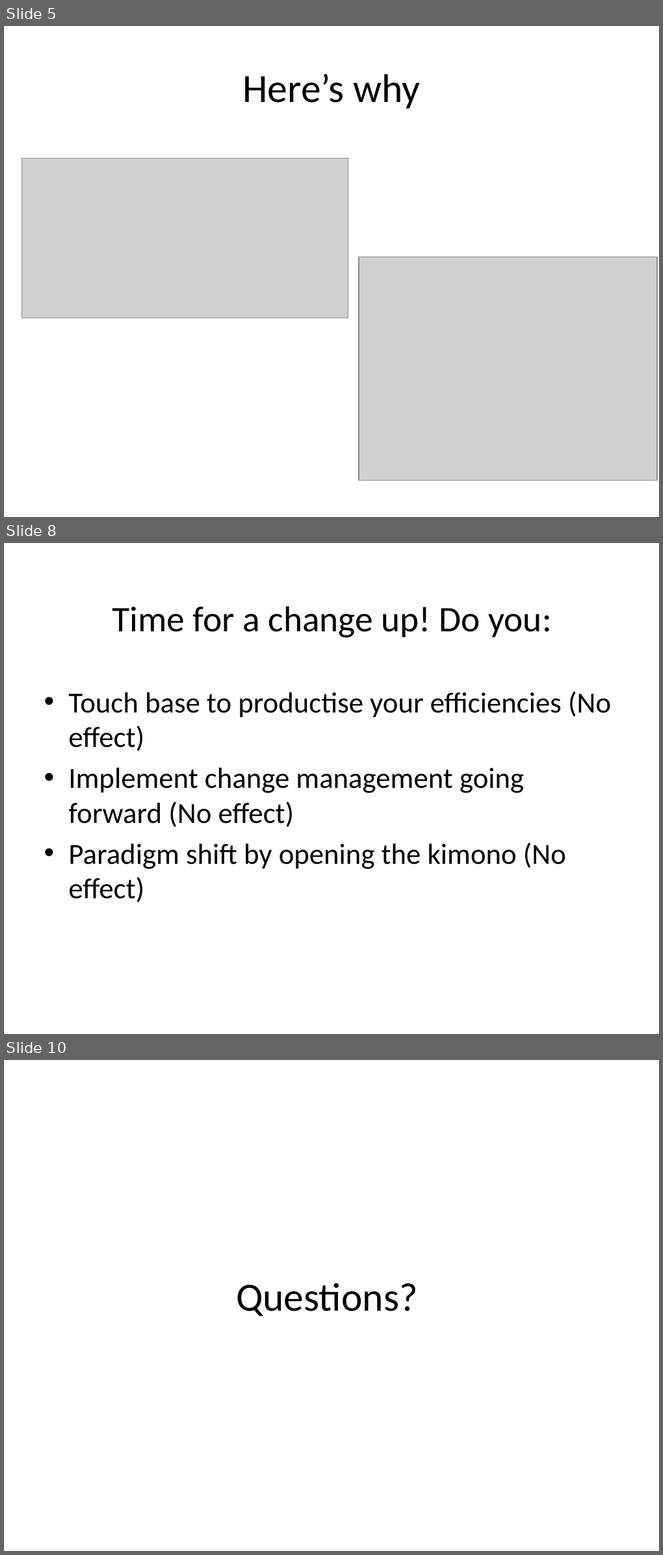
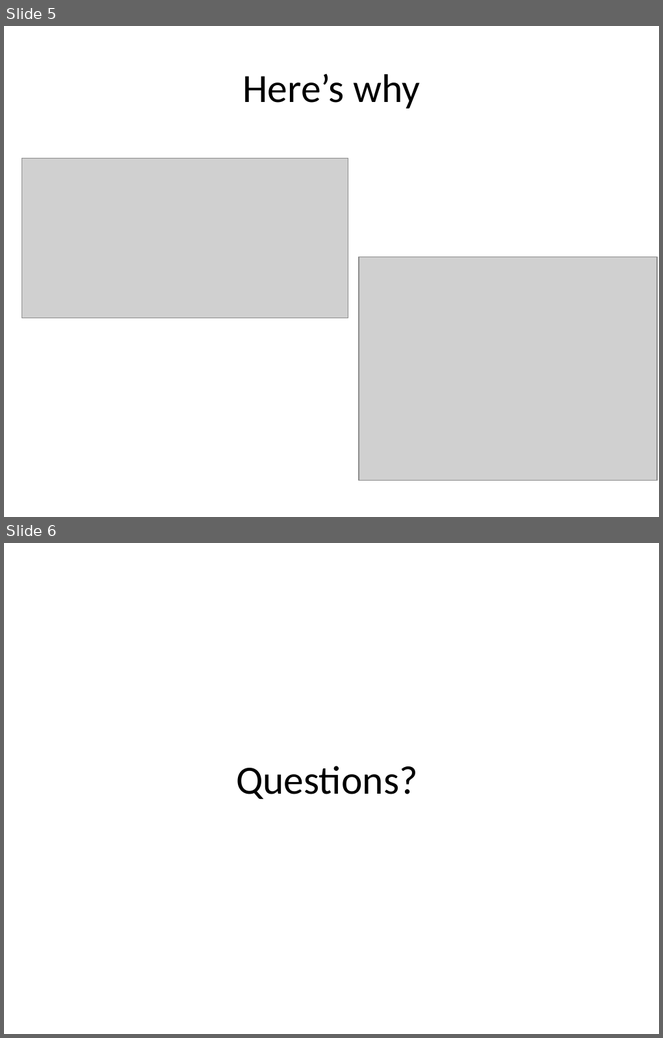
Before and after one commit to leohemsted/oregon_roadmap, a slide deck: Oregon Roadmap.pptx. Shown one above the other, each under a label of ours: slides 5, 8 and 10 before the commit, slides 5 and 6 after it; the slides between them are not shown. The pictures are 663x1555 and 663x1038 pixels, drawn with LibreOffice and Linux fonts; fonts in the diff are those of the drawing; grey boxes stand for pictures. Boxes give left, top, right and bottom in pixels: in the first picture for what was removed or moved away, otherwise in the second. Text is boxed around its words. In the diff, an @@ line names an element or a change of style, - is before the commit and + after.

```diff
--- a/Oregon Roadmap.pptx
+++ b/Oregon Roadmap.pptx
@@ slide 8 removed at bbox=[4, 543, 659, 1034], background #FFFFFF @@
@@ title removed at bbox=[113, 606, 552, 638] @@
-Time for a change up! Do you:
@@ text removed at bbox=[68, 691, 611, 902] @@
-• Touch base to productise your efficiencies (No effect)
-• Implement change management going forward (No effect)
-• Paradigm shift by opening the kimono (No effect)
@@ what was slide 10 is now slide 6 @@
```
Also in this commit, not shown: 3 other slides removed.
